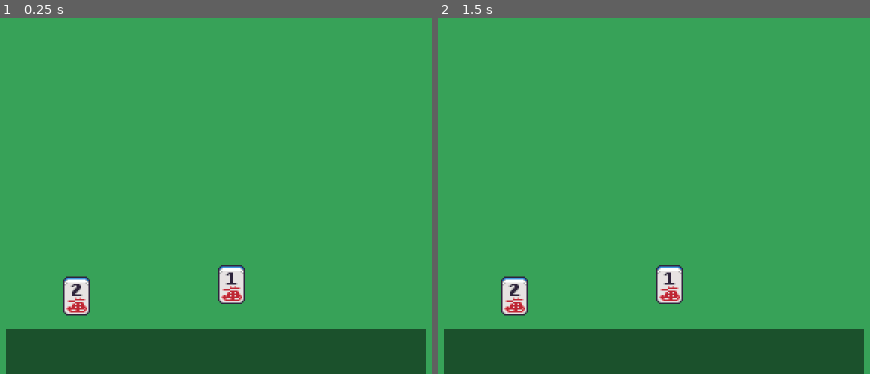
Above: before the commit, frames 1-2 (left to right).
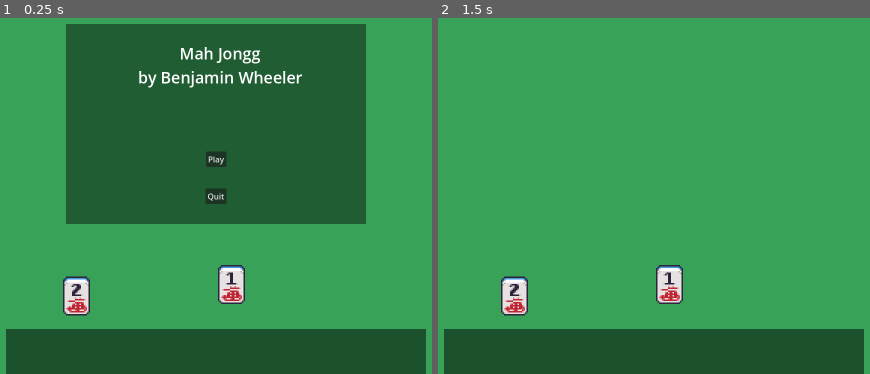
Above: after the commit, the same moments.

Repository: benjamin051000/Mahjongg
Game: Godot game, scene res://mahjongg.tscn
The game is run twice, just before and just after one commit, with the same random seed, the same clock (stepped at 60 frames per second) and the same inputs.
Inputs (mouse positions are in pixels of both pictures, inside the frame that each line leads up to):
- Up to frame 1 (0.25 s): no input
- Up to frame 2 (1.5 s): click (654, 160) at 0.5 s, where only the run after the commit has a clickable "Play"; tap Enter at 1.25 s; move the mouse to (831, 124) at 1.27 s; click (831, 124) at 1.35 s

The runs differ from the first frame. In frame 1, 39% of the frame differs, in the area x 15-85%, y 1-58%; in frame 2, nothing differs.

Commit message:
basically a stash, but includes a titlescreen now and some other goodies. unsure if in a working state.

Diff:
--- a/mahjongg.gd
+++ b/mahjongg.gd
@@ -5,9 +5,13 @@
 
 # Called when the node enters the scene tree for the first time.
 func _ready():
-	pass # Replace with function body.
-
+	SignalBus.new_game.connect(_on_new_game)
 
 # Called every frame. 'delta' is the elapsed time since the previous frame.
 func _process(delta):
 	pass
+
+func _on_new_game():
+	print("[mahjongg] Starting a new game...")
+	remove_child($TitleScreen)
+	spawn_tiles()
--- a/mahjongg.tscn
+++ b/mahjongg.tscn
@@ -1,11 +1,12 @@
-[gd_scene load_steps=4 format=3 uid="uid://n6kvqq1jqvt8"]
+[gd_scene load_steps=5 format=3 uid="uid://n6kvqq1jqvt8"]
 
-[ext_resource type="Script" path="res://signal_bus.gd" id="1_q1s8j"]
+[ext_resource type="Script" path="res://mahjongg.gd" id="1_a3hdb"]
 [ext_resource type="PackedScene" uid="uid://cc1i1xvom5elb" path="res://tile.tscn" id="1_u8cfa"]
 [ext_resource type="PackedScene" uid="uid://c8vea6e7sskb5" path="res://hand.tscn" id="2_0raqi"]
+[ext_resource type="PackedScene" uid="uid://c0nbsm2vp3yub" path="res://titlescreen.tscn" id="4_bf3qt"]
 
 [node name="Mahjongg" type="Node"]
-script = ExtResource("1_q1s8j")
+script = ExtResource("1_a3hdb")
 
 [node name="Background" type="ColorRect" parent="."]
 anchors_preset = 15
@@ -63,3 +64,6 @@
 
 [node name="Tile14" parent="." instance=ExtResource("1_u8cfa")]
 position = Vector2(521, 744)
+
+[node name="TitleScreen" parent="." instance=ExtResource("4_bf3qt")]
+position = Vector2(800, 400)
--- /dev/null
+++ b/physics_tile.gd
@@ -0,0 +1,41 @@
+extends RigidBody2D
+
+var selected = false
+#var rest_point
+#var rest_nodes = []
+
+# Called when the node enters the scene tree for the first time.
+#func _ready():
+#	rest_nodes = get_tree().get_nodes_in_group("zone")
+#	rest_point = rest_nodes[0].global_position  # Default resting position (may not be necessary)
+#	rest_nodes[0].select()  # Update color indicators
+
+func _on_control_gui_input(_event):
+	if Input.is_action_just_pressed("click"):
+		selected = true
+
+#		move_to_front()
+
+# Called every frame. 'delta' is the elapsed time since the previous frame.
+func _physics_process(delta):
+	if selected:
+		global_position = lerp(global_position, get_global_mouse_position(), 25 * delta)
+		rotation = lerp_angle(rotation, 0, 10 * delta)
+		freeze = true
+#		look_at(get_global_mouse_position())
+#	else:
+#		global_position = lerp(global_position, rest_point, 10 * delta)
+#		rotation = lerp_angle(rotation, 0, 10 * delta)
+
+func _input(event):
+	if event is InputEventMouseButton:
+		if event.button_index == MOUSE_BUTTON_LEFT and not event.pressed:
+			selected = false
+			freeze = false
+#			var shortest_dist = 75
+#			for child in rest_nodes:
+#				var distance = global_position.distance_to(child.global_position)
+#				if distance < shortest_dist:
+#					child.select()
+#					rest_point = child.global_position
+#					shortest_dist = distance
--- /dev/null
+++ b/physics_tile.tscn
@@ -0,0 +1,32 @@
+[gd_scene load_steps=4 format=3 uid="uid://dac60cfdcub7a"]
+
+[ext_resource type="Script" path="res://physics_tile.gd" id="1_4m488"]
+[ext_resource type="Texture2D" uid="uid://bp2um10jvhq4o" path="res://assets/RiichiAsset/RiichiAssetByGambleMountain/sheet.png" id="1_hma3b"]
+
+[sub_resource type="RectangleShape2D" id="RectangleShape2D_1rrf2"]
+size = Vector2(18, 26)
+
+[node name="PhysicsTile" type="RigidBody2D"]
+script = ExtResource("1_4m488")
+
+[node name="CollisionShape2D" type="CollisionShape2D" parent="."]
+scale = Vector2(3, 3)
+shape = SubResource("RectangleShape2D_1rrf2")
+
+[node name="Sprite2D" type="Sprite2D" parent="."]
+scale = Vector2(3, 3)
+texture = ExtResource("1_hma3b")
+hframes = 9
+vframes = 24
+frame = 45
+
+[node name="Control" type="Control" parent="."]
+layout_mode = 3
+anchors_preset = 0
+offset_left = -27.0
+offset_top = -39.0
+offset_right = -9.0
+offset_bottom = -13.0
+scale = Vector2(3, 3)
+
+[connection signal="gui_input" from="Control" to="." method="_on_control_gui_input"]
--- a/signal_bus.gd
+++ b/signal_bus.gd
@@ -3,3 +3,5 @@
 signal tile_added_to_hand(tile: Area2D, new_resting_point: Vector2)
 signal hand_reorder_tiles(tile: Area2D, new_resting_point: Vector2) # TODO combine these?
 signal tile_removed_from_hand(tile: Area2D)
+
+signal new_game
--- /dev/null
+++ b/titlescreen.gd
@@ -0,0 +1,19 @@
+extends Node2D
+
+
+# Called when the node enters the scene tree for the first time.
+func _ready():
+	pass # Replace with function body.
+
+
+# Called every frame. 'delta' is the elapsed time since the previous frame.
+func _process(delta):
+	pass
+
+
+func _on_play_button_pressed():
+	SignalBus.new_game.emit()
+
+
+func _on_quit_button_pressed():
+	get_tree().quit()
--- /dev/null
+++ b/titlescreen.tscn
@@ -0,0 +1,66 @@
+[gd_scene load_steps=3 format=3 uid="uid://c0nbsm2vp3yub"]
+
+[ext_resource type="Script" path="res://titlescreen.gd" id="1_iuth6"]
+
+[sub_resource type="LabelSettings" id="LabelSettings_bjrgl"]
+font_size = 32
+
+[node name="TitleScreen" type="Node2D"]
+script = ExtResource("1_iuth6")
+
+[node name="ColorRect" type="ColorRect" parent="."]
+anchors_preset = 8
+anchor_left = 0.5
+anchor_top = 0.5
+anchor_right = 0.5
+anchor_bottom = 0.5
+offset_left = -300.0
+offset_top = -200.0
+offset_right = 300.0
+offset_bottom = 200.0
+grow_horizontal = 2
+grow_vertical = 2
+color = Color(0.12549, 0.364706, 0.2, 1)
+
+[node name="Title" type="Label" parent="."]
+anchors_preset = 5
+anchor_left = 0.5
+anchor_right = 0.5
+offset_left = -74.0
+offset_top = -164.0
+offset_right = 91.0
+offset_bottom = -112.0
+grow_horizontal = 2
+text = "Mah Jongg
+by Benjamin Wheeler"
+label_settings = SubResource("LabelSettings_bjrgl")
+horizontal_alignment = 1
+
+[node name="PlayButton" type="Button" parent="."]
+anchors_preset = 13
+anchor_left = 0.5
+anchor_right = 0.5
+anchor_bottom = 1.0
+offset_left = -20.5
+offset_top = 55.0
+offset_right = 20.5
+offset_bottom = 86.0
+grow_horizontal = 2
+grow_vertical = 2
+text = "Play"
+
+[node name="QuitButton" type="Button" parent="."]
+anchors_preset = 13
+anchor_left = 0.5
+anchor_right = 0.5
+anchor_bottom = 1.0
+offset_left = -21.0
+offset_top = 129.0
+offset_right = 21.0
+offset_bottom = 160.0
+grow_horizontal = 2
+grow_vertical = 2
+text = "Quit"
+
+[connection signal="pressed" from="PlayButton" to="." method="_on_play_button_pressed"]
+[connection signal="pressed" from="QuitButton" to="." method="_on_quit_button_pressed"]
